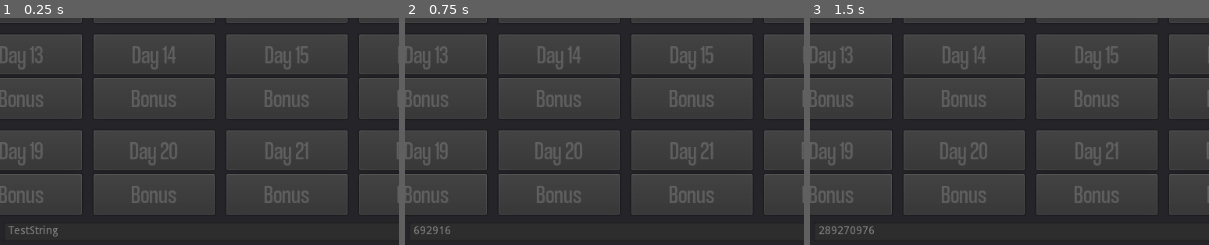
Above: before the commit, frames 1-3 (left to right).
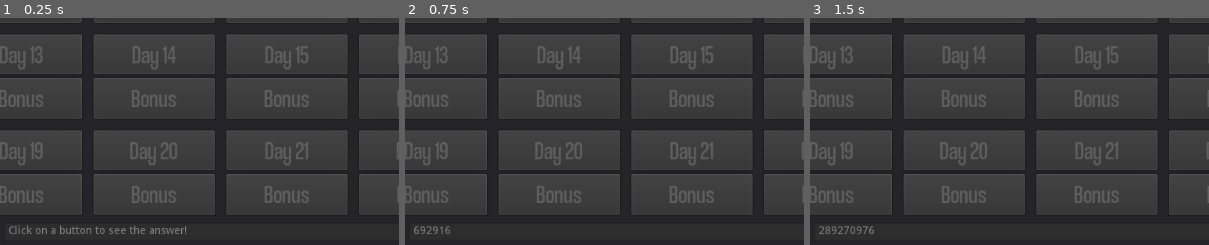
Above: after the commit, the same moments.

Repository: Boivin92/AoC_2020
Game: Godot game, scene res://Ui/MainScreen.tscn
Same seed, same stepped clock (60 frames per second), same inputs: the game is played once before the commit and once after it.
Inputs:
- Up to frame 1 (0.25 s): no input
- Up to frame 2 (0.75 s): click "Day 1" at 0.5 s
- Up to frame 3 (1.5 s): click "Bonus" at 1.25 s
The pictures show only the part of the screen within x 6-56%, y 50-100%; the shares and areas given below are measured in that part.

The runs differ from the first frame. In frame 1, 0.6% of the frame differs, in the area x 2-47%, y 91-97%; in frame 2, nothing differs; in frame 3, nothing differs.

Commit message:
fix architectural

Diff:
--- a/src/Challenges/Day1/day1Solver.gd
+++ b/src/Challenges/Day1/day1Solver.gd
@@ -3,7 +3,8 @@
 func _init():
 	#FILENAME ONLY INCLUDING EXTENSION
 	#MUST BE IN Folder "res://Challenges/Inputs/"
-	inputFileName = "Day1.txt";
+	inputFileName = "Day1.txt"
+	bonusSolved = true
 
 func solve_challenge() -> String:
 	var objective := 2020
--- a/src/Challenges/Solver.gd
+++ b/src/Challenges/Solver.gd
@@ -2,6 +2,7 @@
 class_name Solver
 
 var inputFileName
+var bonusSolved : bool = false
 
 func load_data():
 	var file = File.new()
--- a/src/Ui/DayContainer.gd
+++ b/src/Ui/DayContainer.gd
@@ -2,16 +2,16 @@
 
 export (int) var dayNumber : int
 export (Script) var daySolver
-export (bool) var bonusSolved : bool
 
 signal answered(answer)
 
 func _ready():
 	$DayButton.text = "Day " + str(dayNumber)
-	$DayButton.disabled = true if not daySolver else false
-	$BonusButton.disabled = true if not bonusSolved else false
 	if daySolver:
+		$DayButton.disabled = false
 		daySolver = daySolver.new()
+		if daySolver.bonusSolved:
+			$BonusButton.disabled = false
 
 
 func _on_DayButton_pressed():
--- a/src/Ui/DayContainer.tscn
+++ b/src/Ui/DayContainer.tscn
@@ -21,6 +21,7 @@
 margin_bottom = 297.0
 size_flags_vertical = 3
 custom_fonts/font = SubResource( 1 )
+disabled = true
 text = "Day 1"
 __meta__ = {
 "_edit_use_anchors_": false
@@ -32,6 +33,7 @@
 margin_bottom = 600.0
 size_flags_vertical = 3
 custom_fonts/font = SubResource( 1 )
+disabled = true
 text = "Bonus"
 __meta__ = {
 "_edit_use_anchors_": false
--- a/src/Ui/MainScreen.tscn
+++ b/src/Ui/MainScreen.tscn
@@ -113,7 +113,6 @@
 size_flags_vertical = 3
 dayNumber = 1
 daySolver = ExtResource( 4 )
-bonusSolved = true
 
 [node name="DayContainer2" parent="MarginContainer/Control/GridContainer" instance=ExtResource( 3 )]
 anchor_right = 0.0
@@ -376,7 +375,7 @@
 margin_right = 928.0
 margin_bottom = 24.0
 size_flags_horizontal = 3
-text = "TestString"
+text = "Click on a button to see the answer!"
 editable = false
 
 [node name="ClipboardButton" type="Button" parent="MarginContainer/Control/AnswerLine"]
--- a/src/script_templates/solver_template.gd
+++ b/src/script_templates/solver_template.gd
@@ -1,9 +1,10 @@
 extends Solver
 
-func _ready():
+func _init():
 	#FILENAME ONLY INCLUDING EXTENSION
 	#MUST BE IN Folder "res://Challenges/Inputs/"
-	inputFileName = "";
+	inputFileName = ""
+	bonusSolved = false #set to true once bonus is solved, yo
 
 func solve_challenge() -> String:
 	return ""
